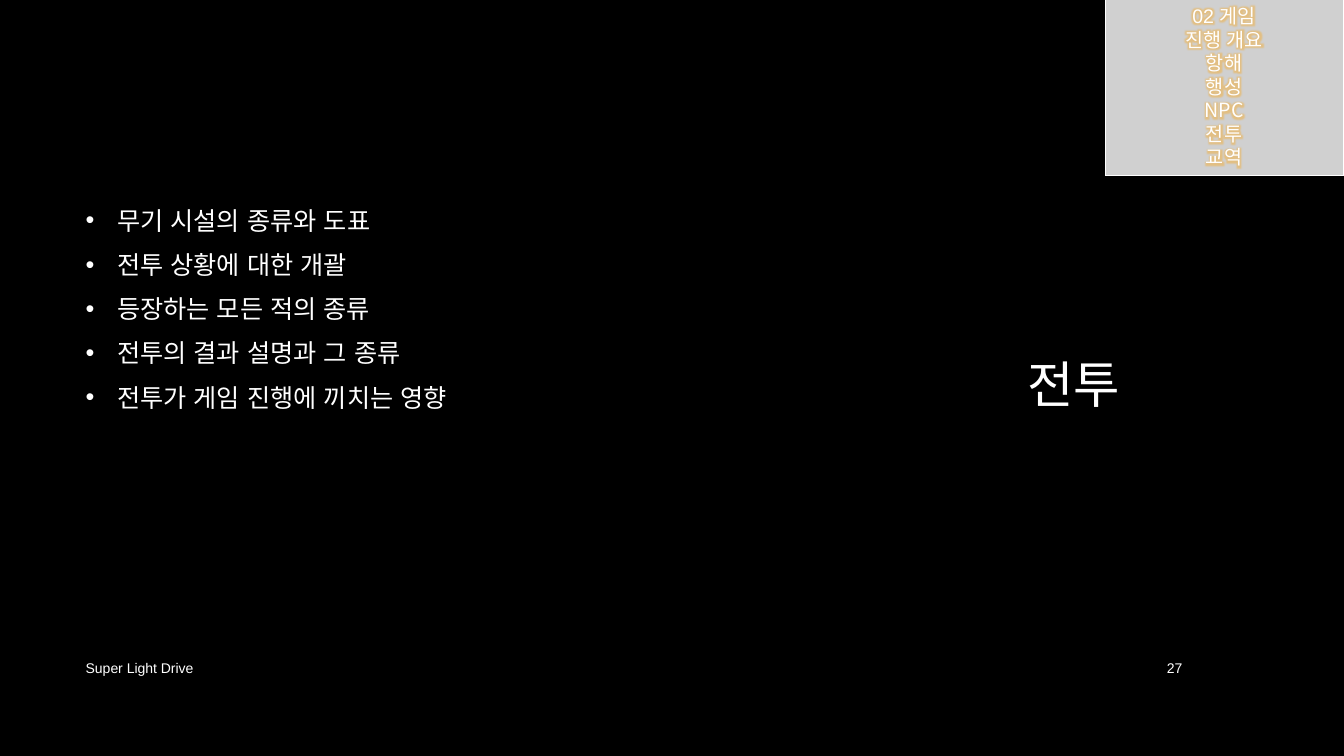
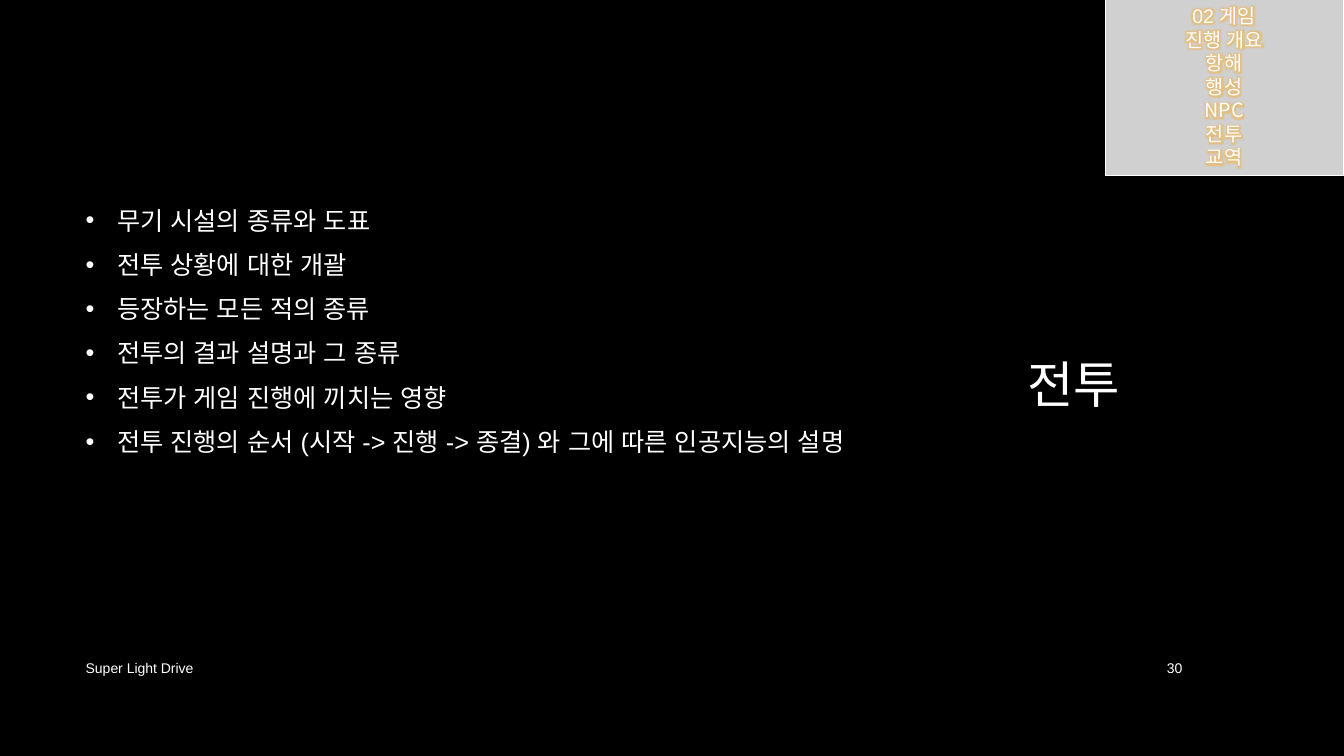
Before and after one commit to iconstudio/2017-Platformer, a slide deck: slide 30 of slides/SuperLightDrive_20171228.pptx (slide 27 before the commit). Drawn at 1344x756 pixels with LibreOffice and Linux fonts; fonts in the diff are those of the drawing; grey boxes stand for pictures; background and template pictures are left out. Boxes give left, top, right and bottom in pixels: in the first picture for what was removed or moved away, otherwise in the second. Text is boxed around its words. In the diff, an @@ line names an element or a change of style, - is before the commit and + after.

```diff
--- a/slides/SuperLightDrive_20171228.pptx
+++ b/slides/SuperLightDrive_20171228.pptx
@@ text at [117, 430, 844, 457]: paragraph added @@
+• 전투 진행의 순서 (시작 -> 진행 -> 종결) 와 그에 따른 인공지능의 설명
@@ page number at [1167, 663, 1183, 673]: text changed @@
-27
+30
```
Also in this commit, not shown: 12 other slides changed, 3 slides added, 7 other files.
